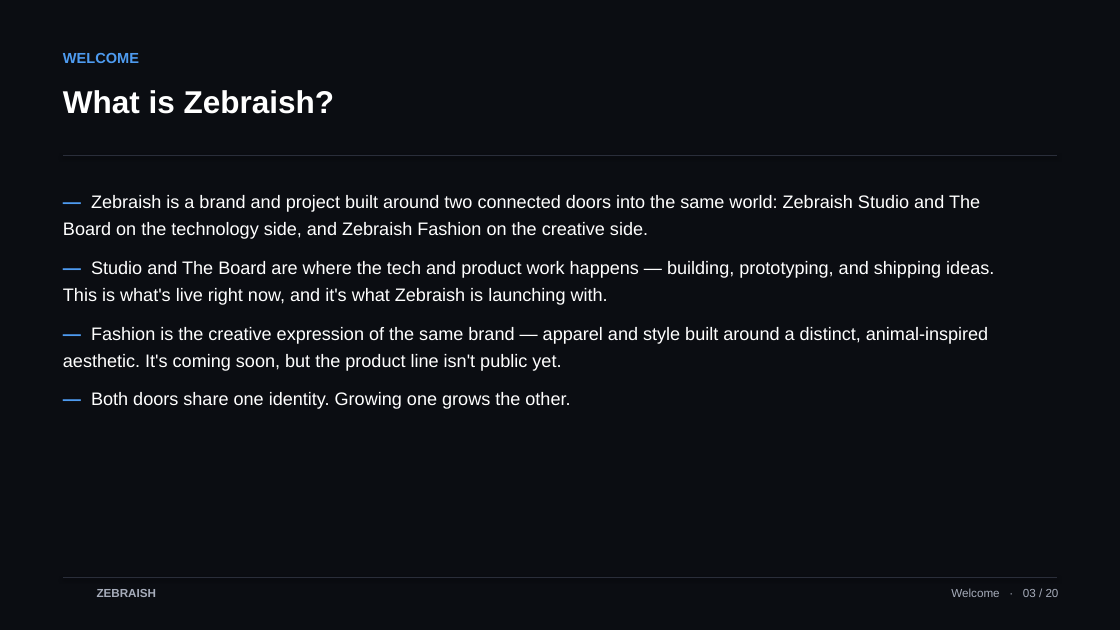
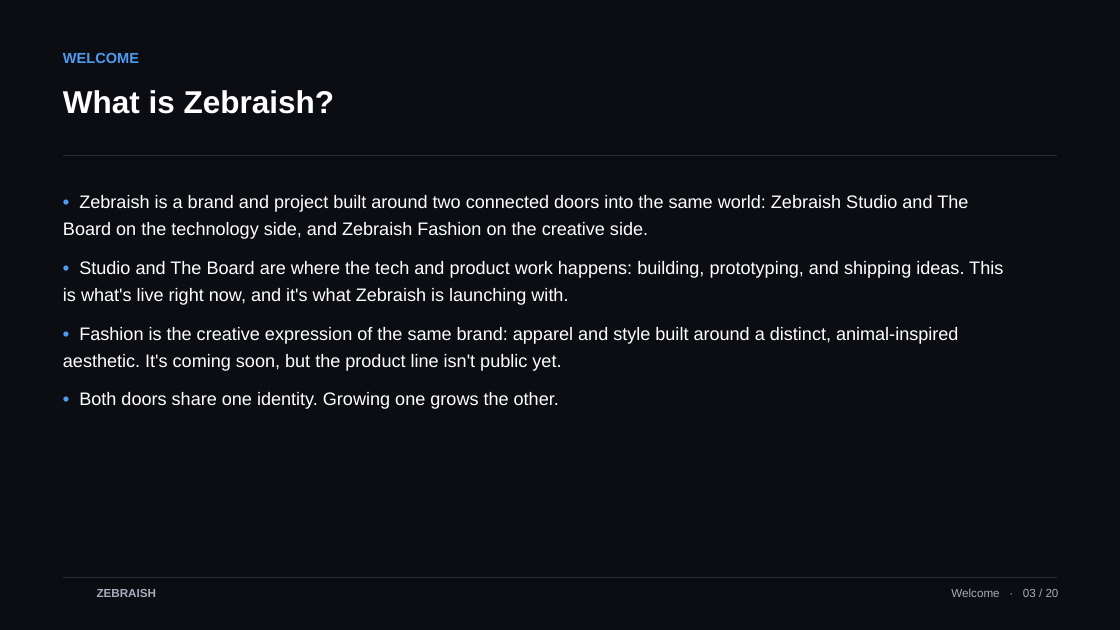
Before and after one commit to TheApeAcademy/ZEBRAISH-, a slide deck: slide 3 of zebraish-christian-onboarding-en.pptx. Drawn at 1120x630 pixels with LibreOffice and Linux fonts; fonts in the diff are those of the drawing; background and template pictures are left out. Boxes give left, top, right and bottom in pixels: in the first picture for what was removed or moved away, otherwise in the second. Text is boxed around its words. In the diff, an @@ line names an element or a change of style, - is before the commit and + after.

```diff
--- a/zebraish-christian-onboarding-en.pptx
+++ b/zebraish-christian-onboarding-en.pptx
@@ text at [63,195,1003,409]: text changed @@
-— Zebraish is a brand and project built around two connected doors into the same world: Zebraish Studio and The Board on the technology side, and Zebraish Fashion on the creative side.
-— Studio and The Board are where the tech and product work happens — building, prototyping, and shipping ideas. This is what's live right now, and it's what Zebraish is launching with.
-— Fashion is the creative expression of the same brand — apparel and style built around a distinct, animal-inspired aesthetic. It's coming soon, but the product line isn't public yet.
-— Both doors share one identity. Growing one grows the other.
+• Zebraish is a brand and project built around two connected doors into the same world: Zebraish Studio and The Board on the technology side, and Zebraish Fashion on the creative side.
+• Studio and The Board are where the tech and product work happens: building, prototyping, and shipping ideas. This is what's live right now, and it's what Zebraish is launching with.
+• Fashion is the creative expression of the same brand: apparel and style built around a distinct, animal-inspired aesthetic. It's coming soon, but the product line isn't public yet.
+• Both doors share one identity. Growing one grows the other.
```
Also in this commit, not shown: 16 other slides changed, 3 other files.
